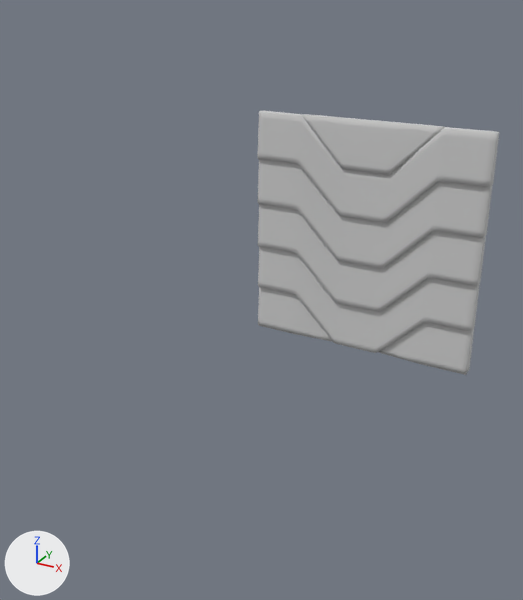
One commit to the FBX model Assets/Skeletal Meshes/Door.FBX: the scene before it, then after it.
Before and after are seen from a camera (50 mm lens) standing at (2.23, -6.0, 3.26) and looking at (-0.15, -1.68, 1.1). The lights are fixed; the arrows at lower left show +X, +Y and +Z.

The scene before the commit, as lines of its bpy script (objects in view):
```python
me_mesh = bpy.data.meshes.new('Mesh')
me_mesh.from_pydata(...)  # 1966 vertices, 3904 faces; spans x -42.6..42.6, y -42.9..42.8, z -2.5..2.9
me_mesh.materials.append(mat_07___default)  # light grey #cacaca
ob_door_top = bpy.data.objects.new('Door_Top', me_mesh)
ob_door_top.location = (0.0, 0.0, 1.081)
ob_door_top.rotation_euler = (1.571, 0.0, 0.0)  # degrees (90, 0, 0)
ob_door_top.scale = (0.0254, 0.0254, 0.0254)
```
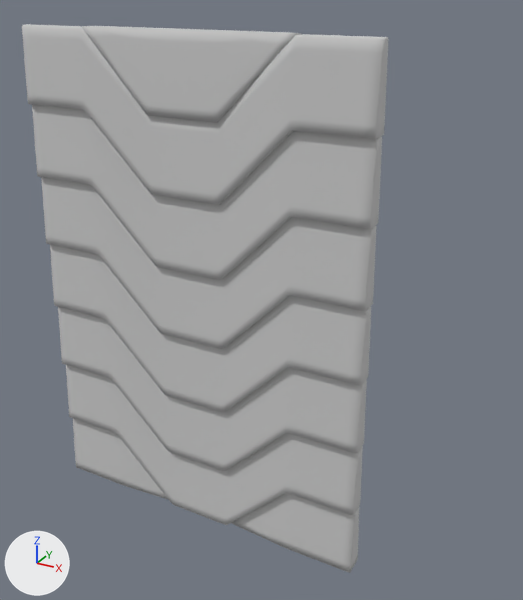
Diff of the bpy script that builds the scene:
```diff
--- a/Assets/Skeletal Meshes/Door.FBX.py
+++ b/Assets/Skeletal Meshes/Door.FBX.py
@@ me_mesh @@
 # used by ob_door_top; location = (0.0, 0.0, 1.081); rotation_euler = (1.571, 0.0, 0.0), in degrees (90, 0, 0); scale = (0.0254, 0.0254, 0.0254)
-me_mesh.from_pydata(...)  # 1966 vertices, 3904 faces; spans x -42.6..42.6, y -42.9..42.8, z -2.5..2.9
+me_mesh.from_pydata(...)  # 2722 vertices, 5408 faces; spans x -42.7..42.7, y -42.9..77.2, z -2.5..2.9
+# me_mesh part 1: the loose piece of 178 vertices spanning x -25.5..25.5, y 25.5..42.8, z -2.5..2.5 is copied, and the copy is moved by (0.0, 34.3, 0.0); it spans x -25.5..25.5, y 59.9..77.2, z -2.5..2.5
+# me_mesh part 2: the loose piece of 378 vertices spanning x -42.6..42.6, y 8.4..42.8, z -2.2..2.9 is copied, and the copy is moved by (0.0, 34.2, 0.0); it spans x -42.7..42.7, y 42.6..77.0, z -2.2..2.9
+# me_mesh part 3: 506 vertices moved from x -42.6..42.6, y -42.8..42.8, z -2.5..2.9 to x -42.7..42.7, y -42.8..42.8, z -2.5..2.9; 177 vertices removed from x -25.5..25.5, y 25.5..42.8, z -2.5..2.5; 377 vertices added at x -42.7..42.7, y 25.5..59.9, z -2.2..2.9
 me_mesh.materials.append(mat_07___default)
@@ ob_door_top @@
 ob_door_top = bpy.data.objects.new('Door_Top', me_mesh)
-ob_door_top.location = (0.0, 0.0, 1.081)
+ob_door_top.location = (0.0, -2.754, 1.081)
 ob_door_top.rotation_euler = (1.571, 0.0, 0.0)  # degrees (90, 0, 0)
```

What differs and where, as boxes [x1, y1, x2, y2] in the pictures (523 x 600 px; the box of a moved part takes in the faces that stretch with it):
'Door_Top', reshaped, moved (52% wider, 108% taller)
    before: [258, 111, 499, 375]
    after: [22, 24, 389, 573]
part 1 of me_mesh, added
    after: [82, 26, 301, 122]
part 2 of me_mesh, added
    after: [22, 24, 389, 205]
part 3 of me_mesh, moved or reshaped
    before: [258, 111, 499, 375]
    after: [32, 104, 382, 573]
